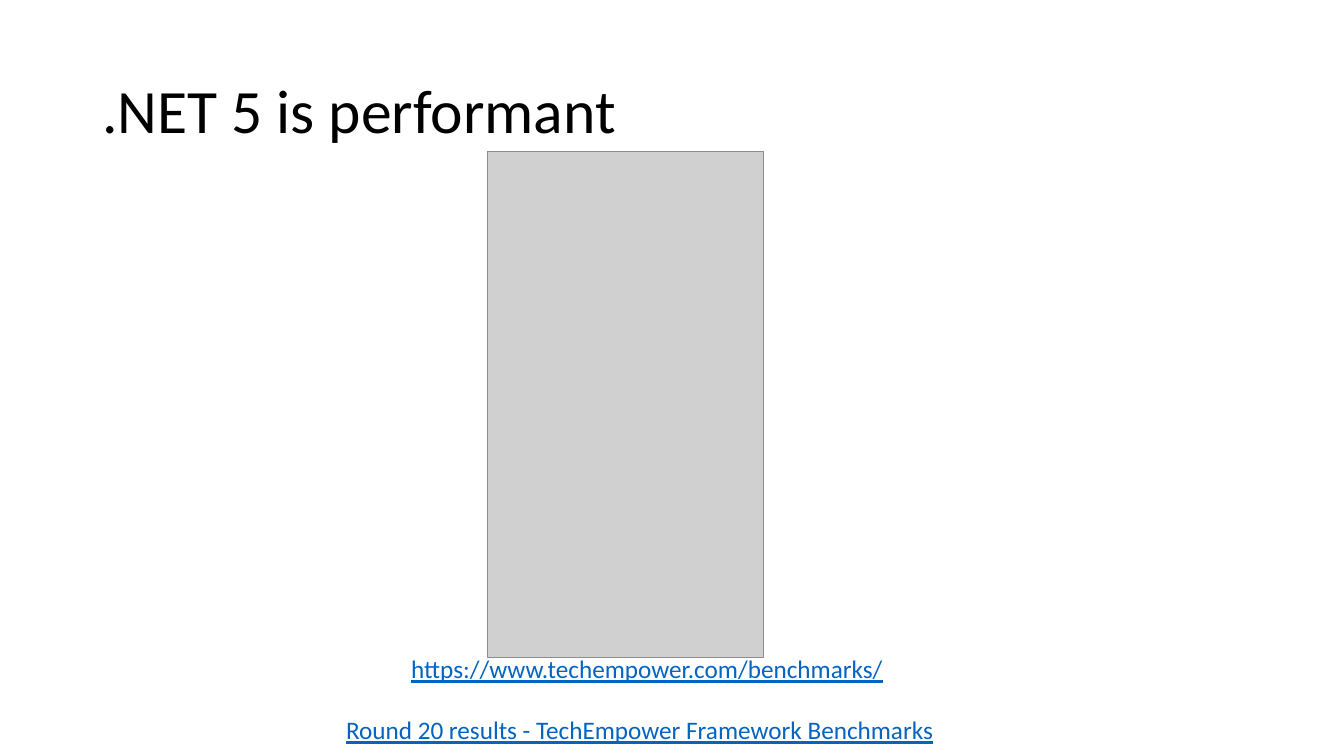
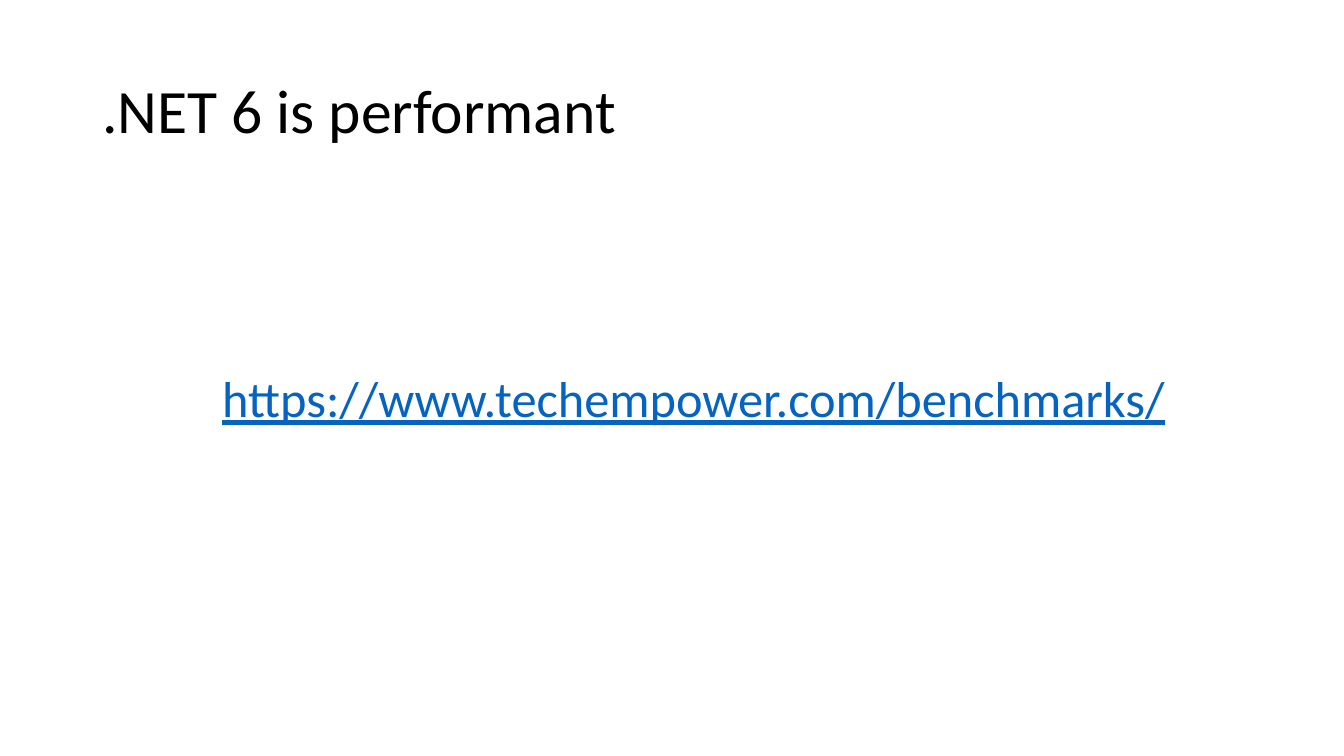
Before and after one commit to guillaume-chervet/course.dotnet, a slide deck: slide 15 of documentations/dotnet6.pptx. Drawn at 1344x756 pixels with LibreOffice and Linux fonts; fonts in the diff are those of the drawing; grey boxes stand for pictures. Boxes give left, top, right and bottom in pixels: in the first picture for what was removed or moved away, otherwise in the second. Text is boxed around its words. In the diff, an @@ line names an element or a change of style, - is before the commit and + after.

```diff
--- a/documentations/dotnet6.pptx
+++ b/documentations/dotnet6.pptx
@@ title at box(102, 90, 616, 143): text changed @@
-.NET 5 is performant
+.NET 6 is performant
@@ picture removed at box(487, 151, 763, 657) @@
@@ text "https://www.techempower.com/benchmarks/": place and size @@
-text "https://www.techempower.com/benchmarks/" at box(411, 660, 882, 683)
+text "https://www.techempower.com/benchmarks/" at box(222, 382, 1164, 425)
@@ text "https://www.techempower.com/benchmarks/" at box(222, 382, 1164, 425): size 18 to 36 pt @@
@@ text removed at box(346, 721, 933, 744) @@
-Round 20 results - TechEmpower Framework Benchmarks
```
Also in this commit, not shown: 10 other slides changed, 1 other file.
